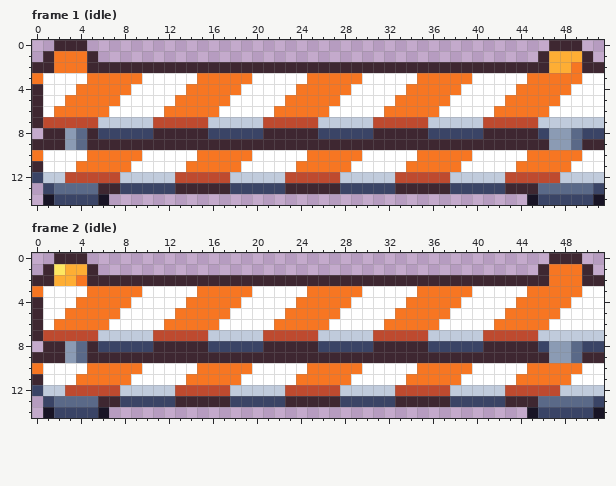
Pixel-art file: art/depths/barrier-2@50.aseprite. The picture above was drawn from the file before the commit.
52x15 pixels, 2 frames. Shown: frame 1 (idle), frame 2 (idle).
The same view after the edit:
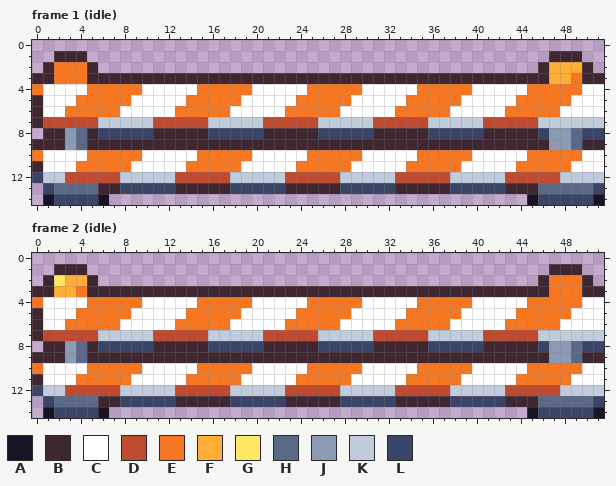
Palette (. is transparent): A #181425  B #3e2731  C #ffffff  D #be4a2f  E #f77622  F #feae34  G #fee761  H #5a6988  J #8b9bb4  K #c0cbdc  L #3a4466
Difference:
Changed rows in their new state; - is an unchanged pixel.
Frame 1 (idle):
first column x 0:
 0 --...------------------------------------------...--
 1 -.BBB.----------------------------------------.BBB.-
 2 .-----........................................---F-.
 3 BBEEEBBBBBBBBBBBBBBBBBBBBBBBBBBBBBBBBBBBBBBBBBBFF-BB
 4 E---C----E----C----E----C----E----C----E----C----E--
 5 ---C----E----C----E----C----E----C----E----C----E---
 6 --C----E----C----E----C----E----C----E----C----E----
Frame 2 (idle):
first column x 0:
 0 --...------------------------------------------...--
 1 -.BBB.----------------------------------------.BBB.-
 2 .-G-F-........................................-----.
 3 BBFFEBBBBBBBBBBBBBBBBBBBBBBBBBBBBBBBBBBBBBBBBBB---BB
 4 E---C----E----C----E----C----E----C----E----C----E--
 5 ---C----E----C----E----C----E----C----E----C----E---
 6 --C----E----C----E----C----E----C----E----C----E----
Boxes around the changes in both pictures, in picture pixels (x1, y1, x2, y2):
changed: (32, 40, 604, 117)
changed: (32, 253, 604, 330)
